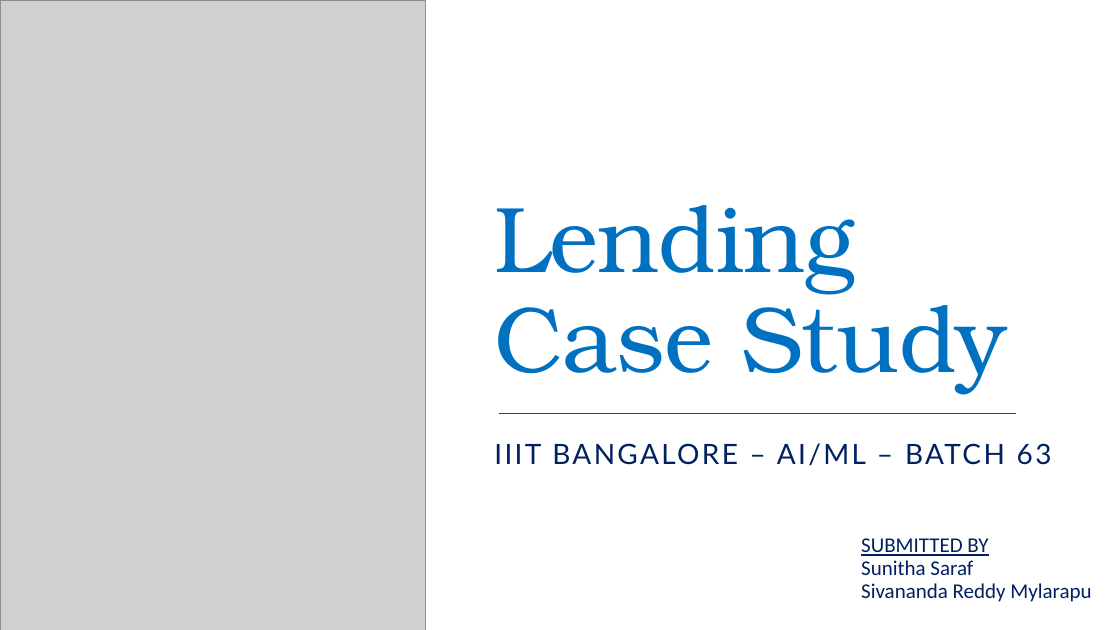
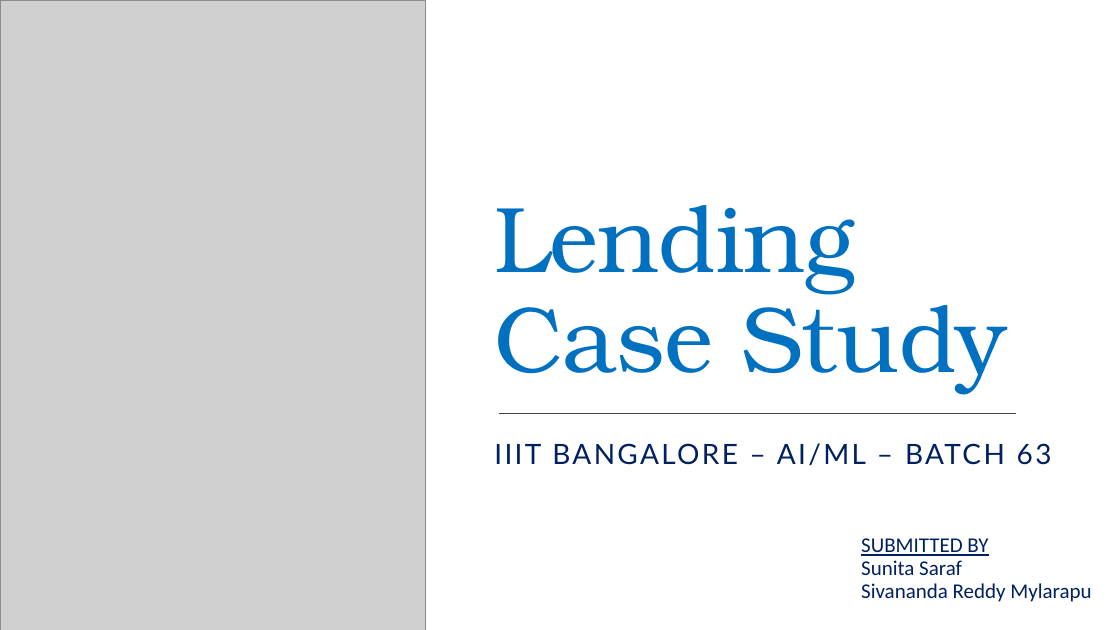
Before and after one commit to mrsivanandareddy/lending-club-case-study, a slide deck: slide 1 of Lending_Club_Case_Study.pptx. Drawn at 1120x630 pixels with LibreOffice and Linux fonts; fonts in the diff are those of the drawing; grey boxes stand for pictures. Boxes give left, top, right and bottom in pixels: in the first picture for what was removed or moved away, otherwise in the second. Text is boxed around its words. In the diff, an @@ line names an element or a change of style, - is before the commit and + after.

```diff
--- a/Lending_Club_Case_Study.pptx
+++ b/Lending_Club_Case_Study.pptx
@@ text at (x1=861, y1=560, x2=962, y2=575): text changed @@
-Sunitha Saraf
+Sunita Saraf
```
Also in this commit, not shown: 9 other slides changed, 1 slide added, 16 slides removed, 1 other file.
